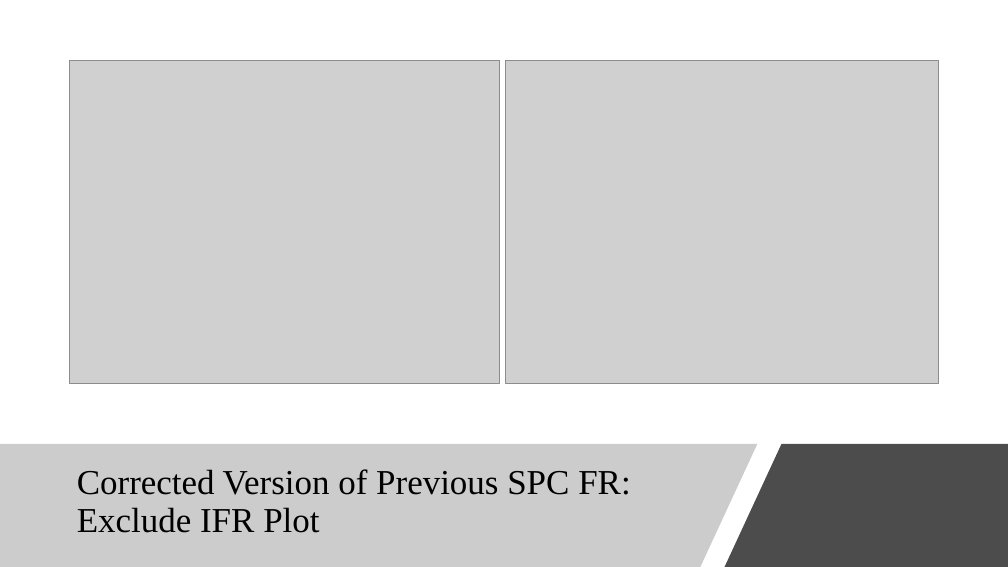
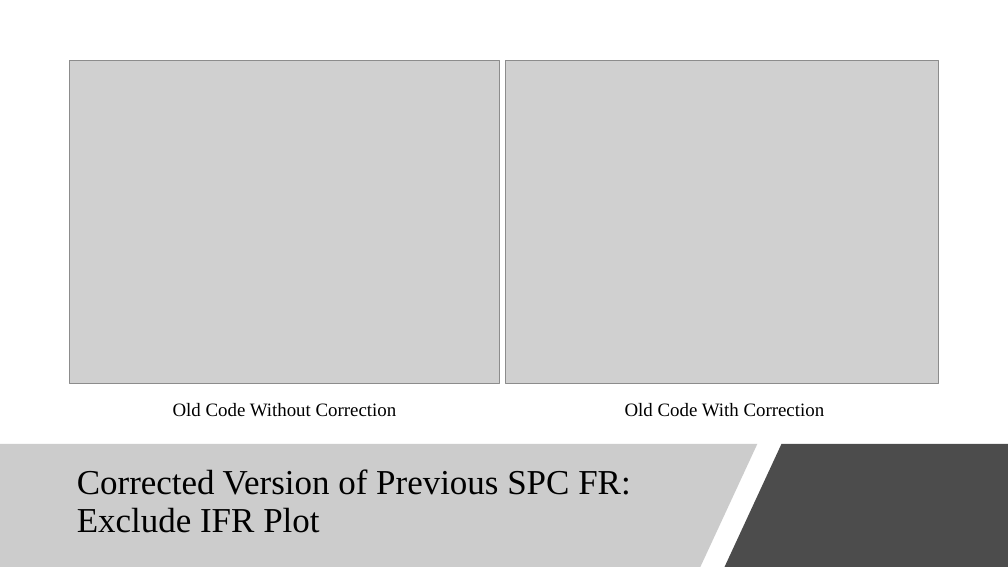
Before and after one commit to rawilder95/FYP-new, a slide deck: slide 20 of SPC by NaNs 08112021.pptx (slide 17 before the commit). Drawn at 1008x567 pixels with LibreOffice and Linux fonts; fonts in the diff are those of the drawing; grey boxes stand for pictures. Boxes give left, top, right and bottom in pixels: in the first picture for what was removed or moved away, otherwise in the second. Text is boxed around its words. In the diff, an @@ line names an element or a change of style, - is before the commit and + after.

Commit message:
Fixing the corrections that I made
Changing the new script and setting everything in the older script back to how it was before.

```diff
--- a/SPC by NaNs 08112021.pptx
+++ b/SPC by NaNs 08112021.pptx
@@ text added at [173, 403, 397, 417], 18 pt, text #000000 @@
+Old Code Without Correction
@@ text added at [625, 403, 825, 417], 18 pt, text #000000 @@
+Old Code With Correction
```
Also in this commit, not shown: 2 other slides changed, 3 slides added, 1 slide removed, 12 other files.
